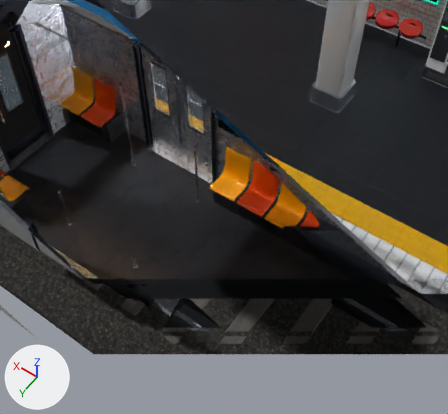
A saved change to the Blender file assets/models/scene_prebake.blend.
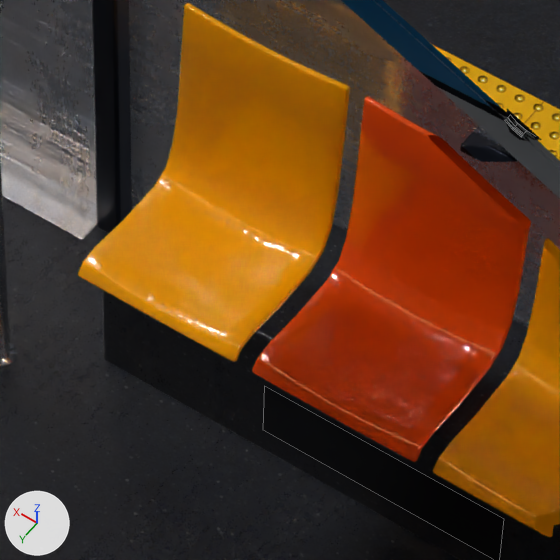
Old and new are each drawn from a 50 mm lens placed at (-0.524, 4.894, 7.141), pointed at (2.597, 0.524, 0.274) and again close up on the part from 44% to 63% of the width and 35% to 56% of the height. The axes (+X, +Y, +Z) are drawn at lower left. The lights are the same throughout. The last two pictures show the newer version. The close-ups show mesh edges as thin lines. Everything nearer to the camera than a plane just in front of the edit is cut away.

Before the edit, the objects in view are built like this:
```python
me_interior_seat_plinths = bpy.data.meshes.new('Interior_Seat_Plinths')
me_interior_seat_plinths.from_pydata(...)  # 48 vertices, 36 faces; spans x -5.84..5.84, y 0.0..2.4, z 0.0..0.4
me_interior_seat_plinths.materials.append(mat_m_seat_plinth)
me_interior_seats_yellow = bpy.data.meshes.new('Interior_Seats_Yellow')
me_interior_seats_yellow.from_pydata(...)  # 1440 vertices, 1152 faces; spans x -5.82..5.82, y 0.05..2.35, z 0.41..0.93
me_interior_seats_yellow.polygons.foreach_set('use_smooth', [True] * 1152)
me_interior_seats_yellow.materials.append(mat_m_seat_yellow)
me_platform_tactile = bpy.data.meshes.new('Platform_Tactile')
me_platform_tactile.from_pydata(...)  # 24 vertices, 12 faces; spans x -26.0..26.0, y -0.9..-0.5, z -0.1..0.0
me_platform_tactile.materials.append(mat_m_platform_tactile)
ob_interior_seat_plinths = bpy.data.objects.new('Interior_Seat_Plinths', me_interior_seat_plinths)
ob_interior_seat_plinths.location = (0.0, 0.0, 0.0)
_m = ob_interior_seat_plinths.modifiers.new('Bevel', 'BEVEL')
_m.width = 0.012
_m.width_pct = 0.012
_m.segments = 2
_m.harden_normals = True
ob_interior_seats_yellow = bpy.data.objects.new('Interior_Seats_Yellow', me_interior_seats_yellow)
ob_interior_seats_yellow.location = (0.0, 0.0, 0.0)
_m = ob_interior_seats_yellow.modifiers.new('Shell', 'SOLIDIFY')
_m.thickness = 0.016
_m = ob_interior_seats_yellow.modifiers.new('Edges', 'BEVEL')
_m.width = 0.006
_m.width_pct = 0.006
_m.segments = 2
_m.angle_limit = 1.047
ob_platform_tactile = bpy.data.objects.new('Platform_Tactile', me_platform_tactile)
ob_platform_tactile.location = (0.0, 0.0, 0.0)
# also in view: 'Interior_Seats_Orange' at (0.0, 1.2, 0.671); 'Interior_Trims' at (0.0, 1.2, 1.441); 'Interior_Wall_A' at (0.0, -0.02, 0.99); 'Interior_Door_Thresholds' at (0.0, 1.2, 0.003); 'Interior_Poles' at (0.0, 1.18, 1.146)
```
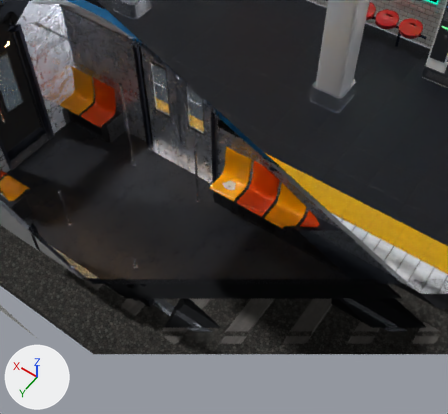
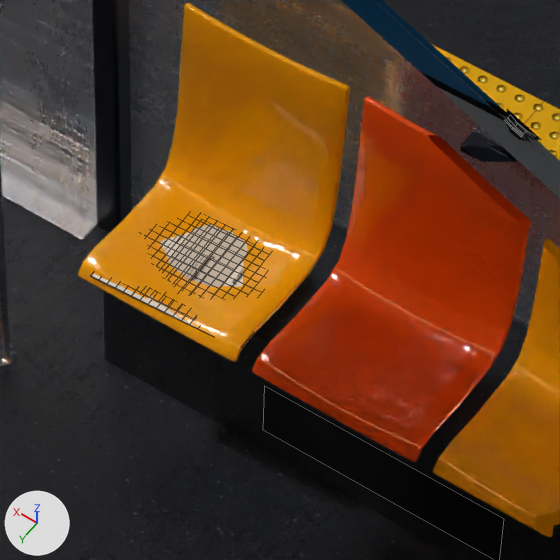
Changed parts and their boxes [x1, y1, x2, y2] in the close-ups (560 x 560 px):
'News_Slot_F1', added (beige): after [150, 224, 247, 308]
'News_Left', added: after [91, 230, 244, 328]
'News_Right', added: after [91, 276, 193, 327]

The change, as a diff of the scene's bpy script:
```diff
--- a/assets/models/scene_prebake.blend.py
+++ b/assets/models/scene_prebake.blend.py
@@ img_news_cover_png @@
+img_news_cover_png = load_image('news_cover.png', 'newspaper_textures/news_cover.png', 1536, 1042, 'sRGB')
@@ img_news_spread_png @@
+img_news_spread_png = load_image('news_spread.png', 'newspaper_textures/news_spread.png', 2048, 1390, 'sRGB')
@@ mat_m_news_cover @@
+mat_m_news_cover = principled_material('M_News_Cover')
+mat_m_news_cover.texture = img_news_cover_png
+mat_m_news_cover.roughness = 0.9
+mat_m_news_cover.specular_ior_level = 0.2
@@ mat_m_news_spread @@
+mat_m_news_spread = principled_material('M_News_Spread')
+mat_m_news_spread.texture = img_news_spread_png
+mat_m_news_spread.roughness = 0.9
+mat_m_news_spread.specular_ior_level = 0.2
@@ me_news_slot_f1 @@
+me_news_slot_f1.from_pydata(...)  # 49 vertices, 36 faces; spans x -0.265..-0.015, y -0.072..0.065, z -0.001
+me_news_slot_f1.materials.append(mat_m_news_cover)  # picture img_news_cover_png
@@ me_news_left @@
+me_news_left.from_pydata(...)  # 586 vertices, 508 faces; spans x -0.28..0.0, y -0.19..0.19, z -0.001..0.0
+# faces by material slot: [252, 256]
+me_news_left.materials.append(mat_m_news_spread)  # picture img_news_spread_png
+me_news_left.materials.append(mat_m_news_cover)  # picture img_news_cover_png
@@ me_news_right @@
+me_news_right.from_pydata(...)  # 586 vertices, 508 faces; spans x 0.0..0.28, y -0.19..0.19, z -0.001..0.0
+# faces by material slot: [252, 256]
+me_news_right.materials.append(mat_m_news_spread)  # picture img_news_spread_png
+me_news_right.materials.append(mat_m_news_cover)  # picture img_news_cover_png
@@ ob_news_slot_f1 @@
+ob_news_slot_f1 = bpy.data.objects.new('News_Slot_F1', me_news_slot_f1)
+ob_news_slot_f1.parent = ob_news_left
+ob_news_slot_f1.location = (0.0, 0.0, 0.0)
@@ ob_news_left @@
+ob_news_left = bpy.data.objects.new('News_Left', me_news_left)
+ob_news_left.parent = ob_newspaper
+ob_news_left.location = (0.0, 0.0, 0.0002)
+ob_news_left.rotation_euler = (0.0, 3.142, 0.0)  # degrees (0, 180, 0)
@@ ob_newspaper @@
+ob_newspaper = bpy.data.objects.new('Newspaper', None)
+ob_newspaper.location = (2.68, 0.175, 0.441)
+ob_newspaper.rotation_euler = (0.0, 0.0, 1.623)  # degrees (0, 0, 93)
@@ ob_news_right @@
+ob_news_right = bpy.data.objects.new('News_Right', me_news_right)
+ob_news_right.parent = ob_newspaper
+ob_news_right.location = (0.0, 0.0, 0.0)
```
